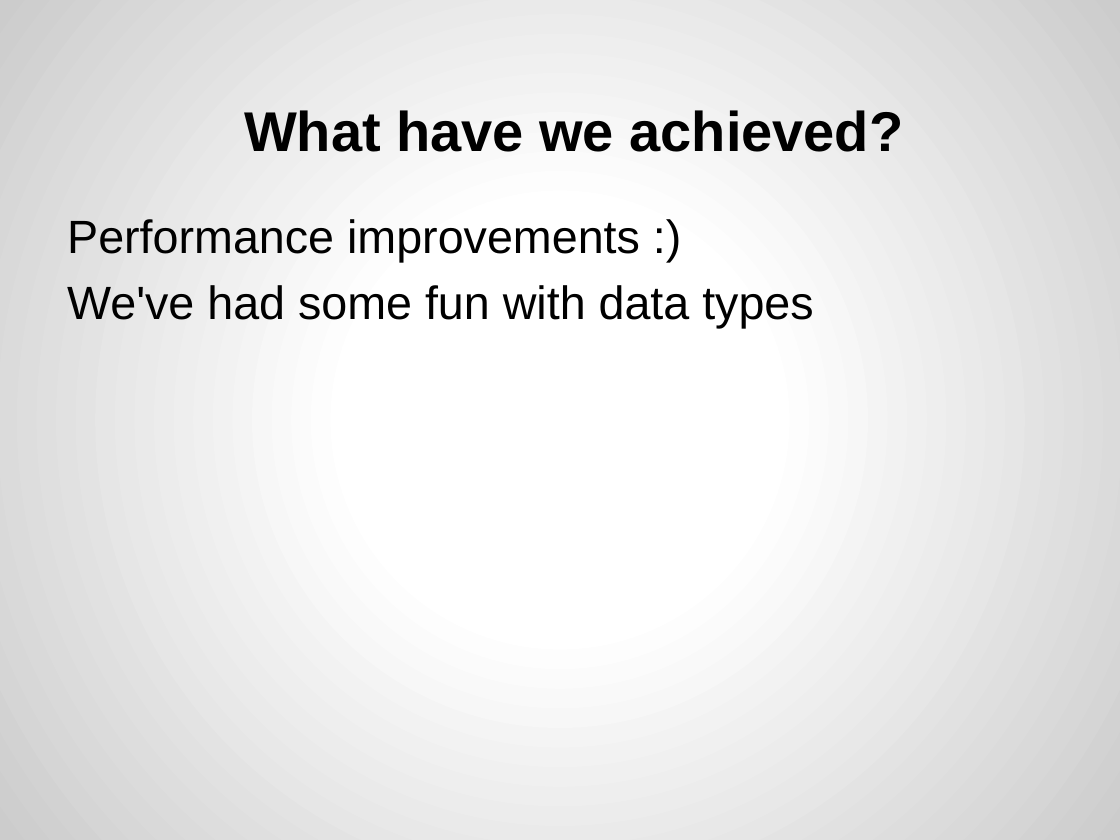
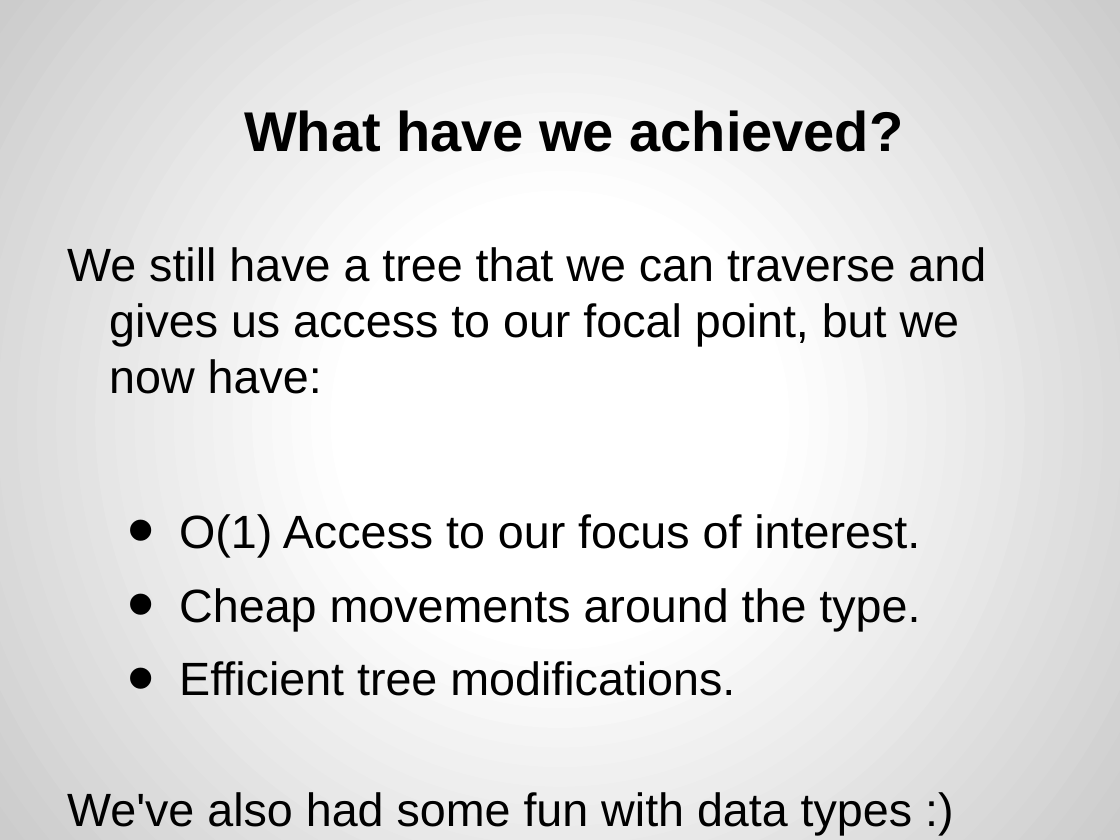
Before and after one commit to joel-wright/ZipperHS, a slide deck: slide 11 of Slides/The Zipper.pptx. Drawn at 1120x840 pixels with LibreOffice and Linux fonts; fonts in the diff are those of the drawing. Boxes give left, top, right and bottom in pixels: in the first picture for what was removed or moved away, otherwise in the second. Text is boxed around its words. In the diff, an @@ line names an element or a change of style, - is before the commit and + after.

```diff
--- a/Slides/The Zipper.pptx
+++ b/Slides/The Zipper.pptx
@@ text at [67,247,986,827]: text changed @@
-Performance improvements :)
-We've had some fun with data types
+We still have a tree that we can traverse and gives us access to our focal point, but we now have:
+• O(1) Access to our focus of interest.
+• Cheap movements around the type.
+• Efficient tree modifications.
+We've also had some fun with data types :)
```
Also in this commit, not shown: 10 other slides changed, 1 other file.
